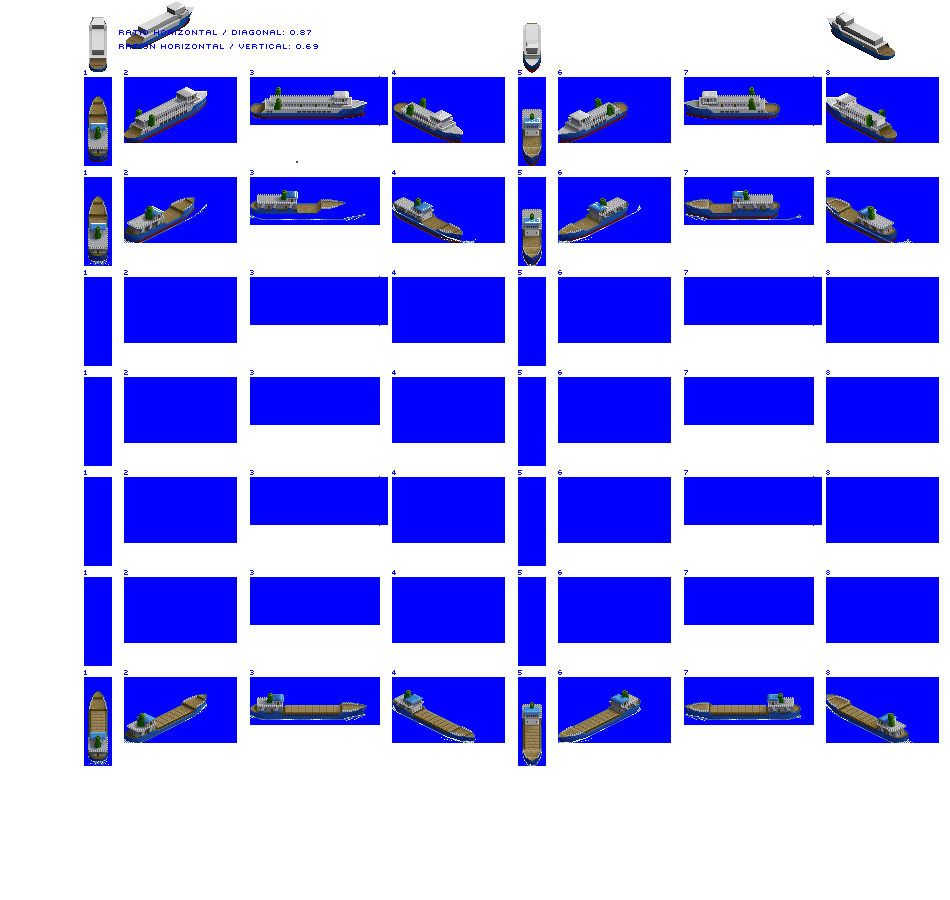
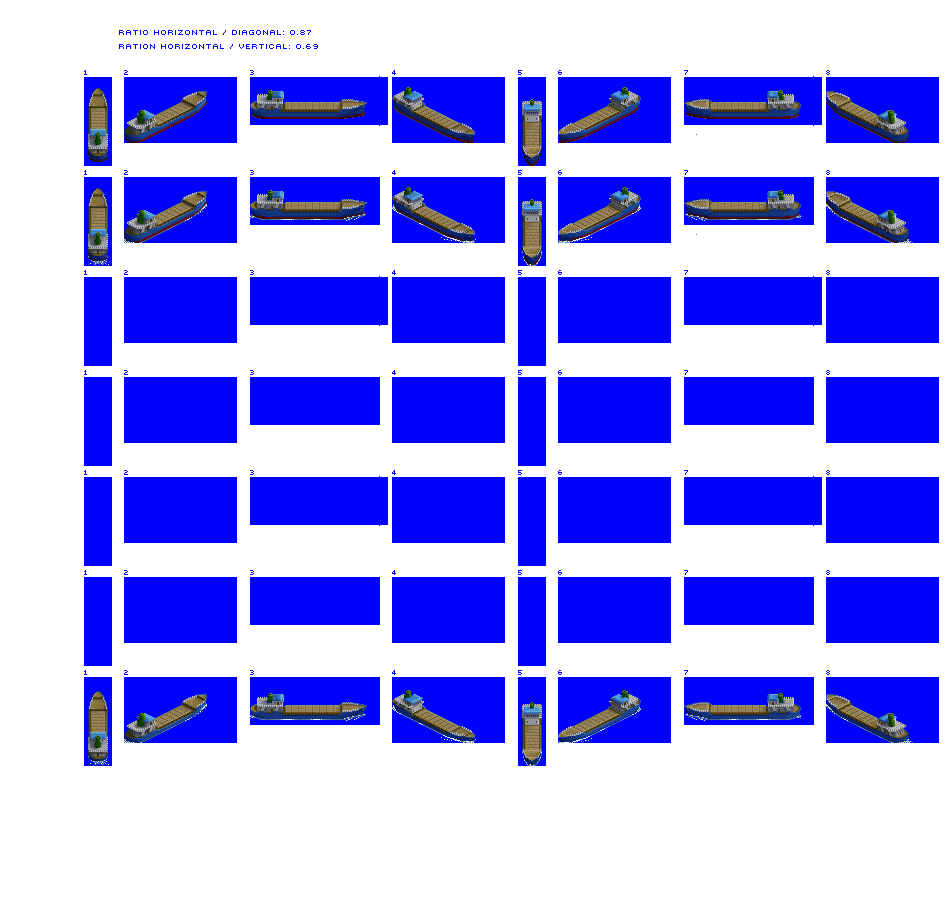
The second 950px x 900px image is a revision of the first. Changes to its layers:
removed layer "Vehicle Ferry unloaded" over (88, 1, 897, 247)
showed "Coaster unloaded" over (88, 87, 909, 247)
